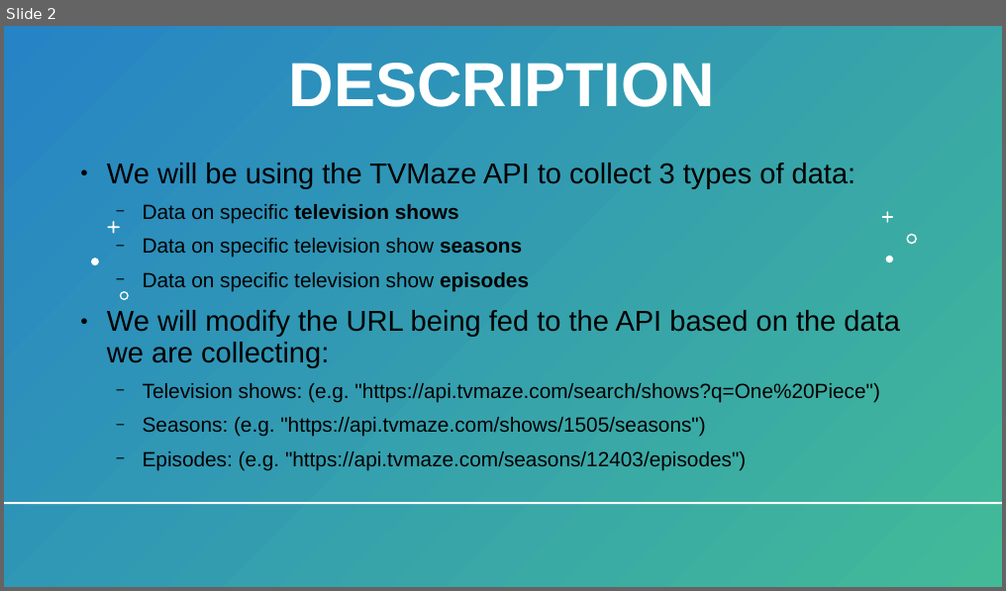
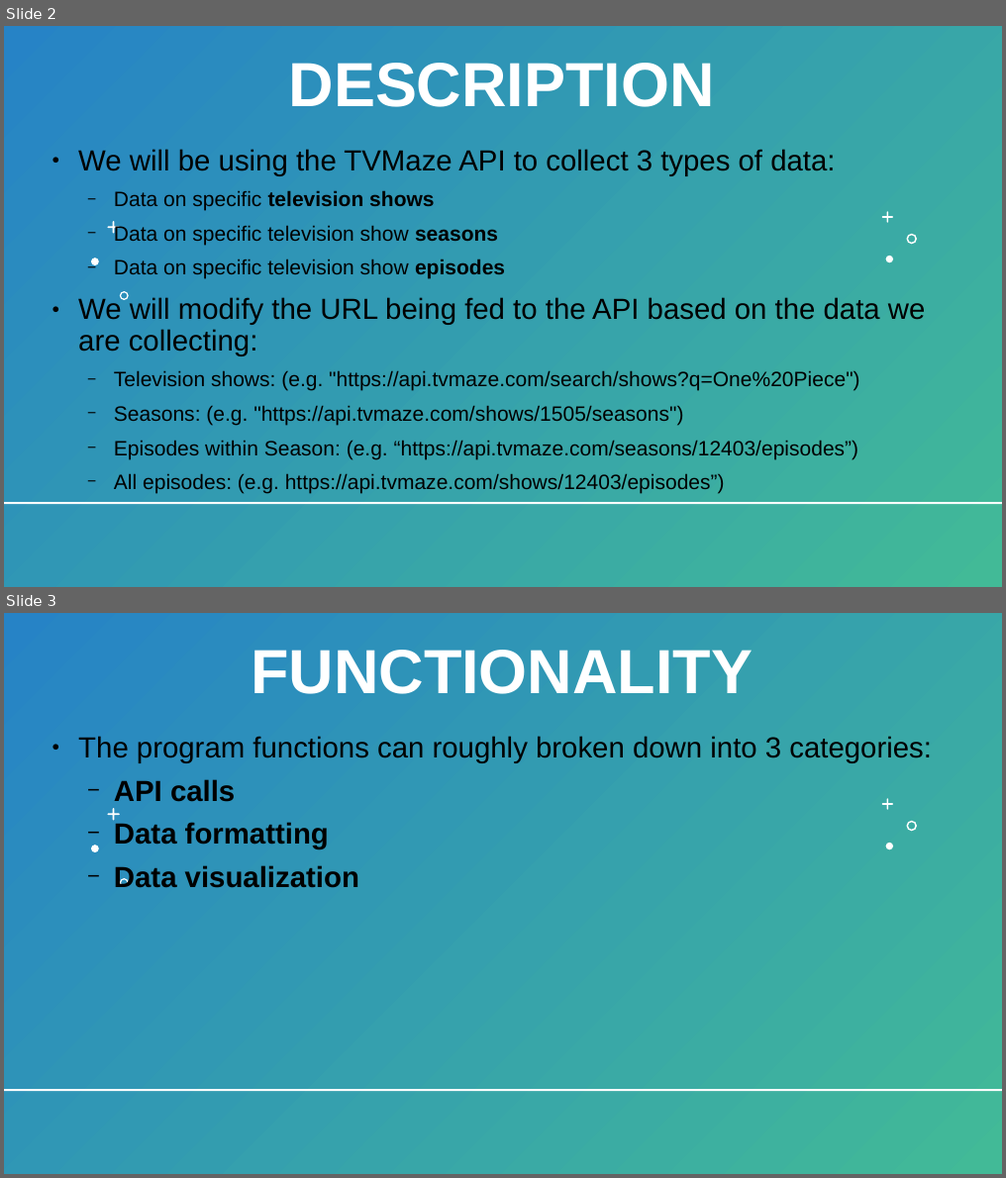
Before and after one commit to BaldeepDhada/API-Shows, a slide deck: 534-Slides.pptx. Shown one above the other, each under a label of ours: slide 2 before the commit, slides 2 and 3 after it. The pictures are 1006x591 and 1006x1178 pixels, drawn with LibreOffice and Linux fonts; fonts in the diff are those of the drawing. Boxes give left, top, right and bottom in pixels: in the first picture for what was removed or moved away, otherwise in the second. Text is boxed around its words. In the diff, an @@ line names an element or a change of style, - is before the commit and + after.

```diff
--- a/534-Slides.pptx
+++ b/534-Slides.pptx
@@ slide 3 added at bbox=[4, 613, 1002, 1174], background #FFFFFF; not listed: 1 template element that a slide beside it also shows @@
@@ rectangle added at bbox=[4, 613, 1002, 1174], fill gradient #2683C6 to #42BA97 @@
@@ title added at bbox=[251, 650, 752, 694], 60 pt, text #FFFFFF, bold @@
+FUNCTIONALITY
@@ line added from (62, 704) to (62, 1173), #2683C6 2 pt @@
@@ text added at bbox=[78, 736, 932, 888], 28 pt, text #000000 @@
+● The program functions can roughly broken down into 3 categories:
+  − API calls
+  − Data formatting
+  − Data visualization
@@ freeform shape added at bbox=[107, 808, 119, 820], fill #FFFFFF @@
@@ freeform shape added at bbox=[882, 799, 893, 810], fill #FFFFFF @@
@@ freeform shape added at bbox=[907, 820, 918, 831], fill #FFFFFF @@
@@ freeform shape added at bbox=[91, 845, 98, 853], fill #FFFFFF @@
@@ freeform shape added at bbox=[886, 843, 893, 851], fill #FFFFFF @@
@@ freeform shape added at bbox=[120, 878, 129, 888], fill #FFFFFF @@
@@ line added from (4, 1090) to (1002, 1090), #FFFFFF 2 pt @@
@@ slide 2 changed as well @@
@@ text "We will be using the ...": place and size @@
-text "We will be using the ..." at bbox=[107, 163, 900, 471]
+text "We will be using the ..." at bbox=[78, 149, 926, 494]
@@ text at bbox=[78, 149, 926, 426]: size 27.7 to 28 pt in "We will be using the TVMaze API ...", "We will modify the URL being fed ..."; size 19.8 to 20 pt in "Data on specific television shows", "Data on specific television show seasons", "Data on specific television show episodes", "Television shows: (e.g. "https://api.tvmaze.com/search/shows ..." and 1 more places @@
@@ freeform shape at bbox=[107, 221, 119, 233]: outline redrawn @@
@@ text at bbox=[114, 440, 859, 494]: text changed; size 19.8 to 20 pt @@
-  − Episodes: (e.g. "https://api.tvmaze.com/seasons/12403/episodes")
+  − Episodes within Season: (e.g. “https://api.tvmaze.com/seasons/12403/episodes”)
+  − All episodes: (e.g. https://api.tvmaze.com/shows/12403/episodes”)
```
Also in this commit, not shown: 3 other slides changed, 1 other slide added.
